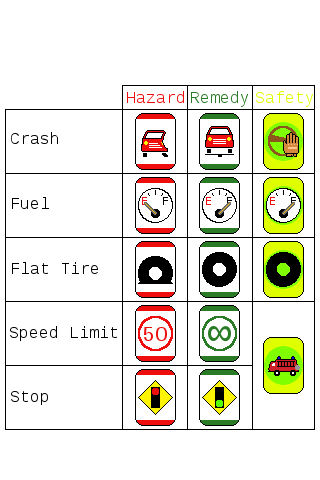
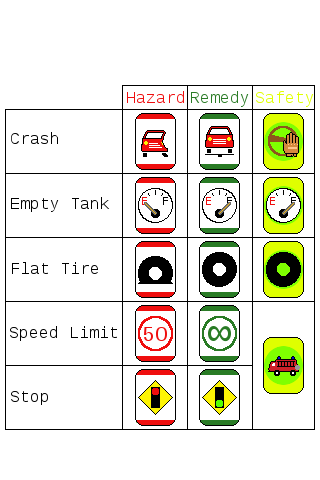
Layered file, before and after one edit (320 x 480). Changes by layer:
renamed "Fuel" to "Empty Tank", painted on it over box(11, 197, 110, 212)
